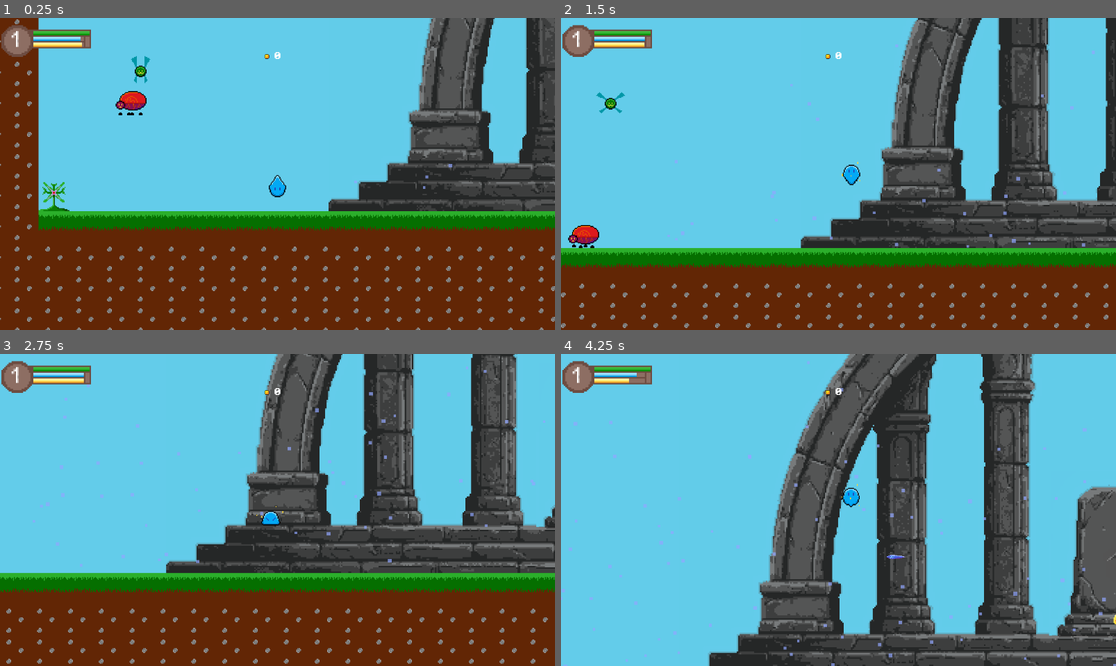
Above: before the commit, frames 1-4 (two rows, left to right).
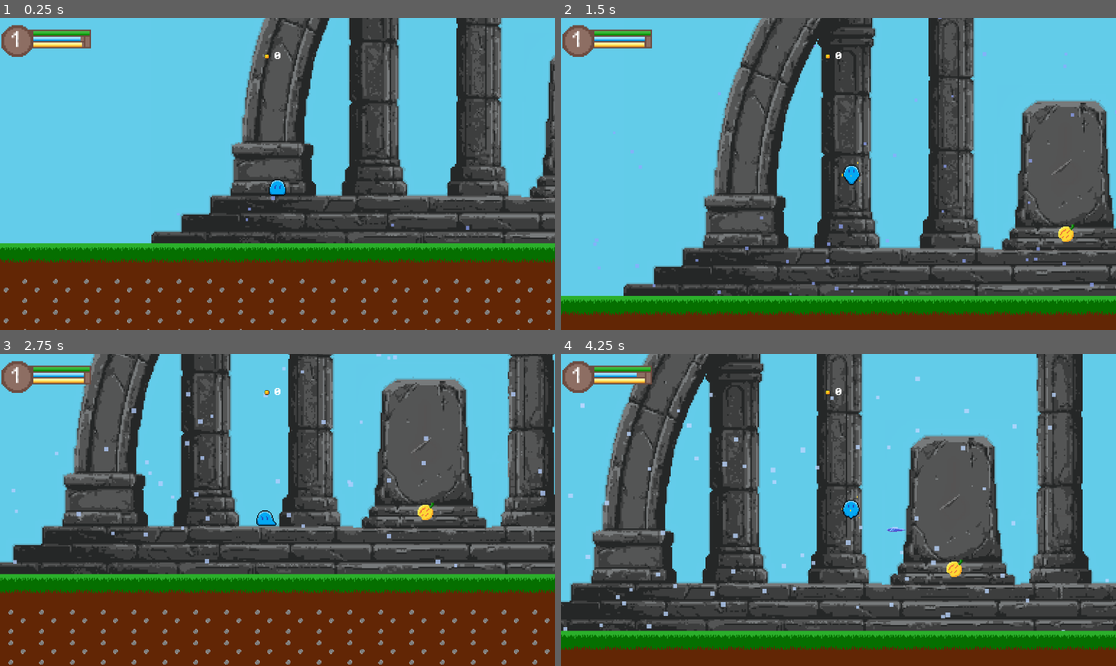
Above: after the commit, the same moments.

Repository: HEX-nova/Elegy-of-Ascension
Game: Godot game, scene res://Scenes/Tutorial.tscn
Same seed, same stepped clock (60 frames per second), same inputs: the game is played once before the commit and once after it.
Inputs (mouse positions are in pixels of both pictures, inside the frame that each line leads up to):
- Up to frame 1 (0.25 s): no input
- Up to frame 2 (1.5 s): tap Enter (ui_accept) at 0.5, 0.77, 1.07 s; move the mouse to (960, 158) at 0.52 s; hold Shift (Sprint) 0.53-1.28 s; hold Right (ui_right) from 0.53 s (still down); tap U (Stats) at 0.8, 1.35 s; move the mouse to (727, 189) at 1.27 s
- Up to frame 3 (2.75 s): tap Enter (ui_accept) at 1.52, 1.55, 1.82 s; move the mouse to (333, 441) at 2.02 s; release Right (ui_right) at 2.03 s; hold Left (ui_left) from 2.03 s (still down); hold Enter (ui_accept) from 2.03 s (still down); tap Shift (Sprint) at 2.3 s
- Up to frame 4 (4.25 s): move the mouse to (810, 572) at 2.77 s; release Left (ui_left) at 2.78 s; release Enter (ui_accept) at 2.78 s; hold Right (ui_right) from 2.78 s (still down); click (810, 572) at 2.85 s; tap Enter (ui_accept) at 3.02, 3.32 s; tap U (Stats) at 3.05 s; move the mouse to (1005, 556) at 3.52 s; hold Enter (ui_accept) from 3.53 s (still down); right-click (1005, 556) at 3.6 s; tap I (Inventory) at 4.15 s

The runs differ from the first frame. In frame 1, 46% of the frame differs, in the area x 0-100%, y 0-100%; in frame 2, 56%; in frame 3, 43%; in frame 4, 70%.

Commit message:
fixed few things and modded new things
the laser was acting up so i fixed it, it also now can shoot upwards and diagonally

Diff:
--- a/Scenes/Player.tscn
+++ b/Scenes/Player.tscn
@@ -114,7 +114,7 @@
 [node name="LaserRay" type="RayCast2D" parent="Muzzle" unique_id=1748144093]
 position = Vector2(6, 0)
 target_position = Vector2(500, 0)
-collision_mask = 2
+collision_mask = 174
 
 [node name="Sword" parent="." unique_id=1762180136 instance=ExtResource("13_miouo")]
 position = Vector2(3, 2)
--- a/Scenes/Tutorial.tscn
+++ b/Scenes/Tutorial.tscn
@@ -23,7 +23,7 @@
 tile_map_data = PackedByteArray(0, 0, 14, 0, 223, 255, 1, 0, 3, 0, 0, 0, 0, 0, 15, 0, 223, 255, 1, 0, 3, 0, 0, 0, 0, 0, 16, 0, 223, 255, 1, 0, 3, 0, 0, 0, 0, 0)
 
 [node name="CharacterBody2D" parent="." unique_id=1420195861 instance=ExtResource("2_uo1fs")]
-position = Vector2(-552, -1080)
+position = Vector2(-368, -1112)
 
 [node name="Area2D" parent="." unique_id=842632809 instance=ExtResource("3_uo1fs")]
 position = Vector2(-248, 7)
@@ -162,6 +162,15 @@
 position = Vector2(-40, -1088)
 item_data = ExtResource("13_5gw1s")
 
+[node name="Cinderbug2" parent="." unique_id=1070558848 instance=ExtResource("11_8i65c")]
+position = Vector2(-744, -1040)
+
+[node name="Thornspitter2" parent="." unique_id=1802833309 instance=ExtResource("10_dlght")]
+position = Vector2(-760, -1040)
+
+[node name="Thornspitter3" parent="." unique_id=652828009 instance=ExtResource("10_dlght")]
+position = Vector2(-736, -1040)
+
 [editable path="TileMap"]
 [editable path="Practice Target"]
 [editable path="Practice Target2"]
--- a/Scripts/inventory.gd
+++ b/Scripts/inventory.gd
@@ -7,8 +7,6 @@
 
 func _ready():
 	InventoryUI = get_tree().get_first_node_in_group("InventoryUI")
-
-func _process(_delta): if Input.is_action_just_pressed("ui_accept"): print(Inventory.inventory)
 
 func add_to_inventory(data: ItemData):
 	if data == null:
--- a/Scripts/player.gd
+++ b/Scripts/player.gd
@@ -176,8 +176,10 @@
 			sword.position = Vector2(8 * dir, -2)
 		elif current_fight_mode == FightMode.RANGED and not sword.monitoring:
 			sword.visible = false
-
-	_update_animations(direction)
+	# Inside _physics_process
+	var h_dir = Input.get_axis("ui_left", "ui_right")
+	var v_dir = Input.get_axis("ui_up", "ui_down")
+	_update_animations(h_dir, v_dir)
 	move_and_slide()
 
 # --- COMBAT FUNCTIONS ---
@@ -208,8 +210,11 @@
 	)
 
 func _run_laser_logic(delta: float) -> void:
-	if laser_ray == null or laser_beam == null: return
+	if laser_ray == null or laser_beam == null:
+		return
+
 	laser_damage_tick += delta
+
 	if stats.current_atheer <= 0:
 		_stop_laser()
 		return
@@ -217,22 +222,61 @@
 	is_firing = true
 	stats.current_atheer -= 30 * delta
 	stats.stats_changed.emit()
+
+	# 1. Get the direction from input (Defaults to Right/Left if no Up is held)
+	var input_dir = Input.get_vector("ui_left", "ui_right", "ui_up", "ui_down")
+
+	# Fallback to current facing if no horizontal/vertical input is held
+	if input_dir == Vector2.ZERO:
+		input_dir = Vector2.LEFT if animated_sprite.flip_h else Vector2.RIGHT
+
+	# Normalize to ensure diagonal shots aren't longer/faster than straight shots
+	var laser_direction = input_dir.normalized()
+
+	# 2. Visuals: Muzzle Rotation & Color
 	laser_muzzle.visible = true
-
-	var dir = -1.0 if animated_sprite.flip_h else 1.0
-	laser_muzzle.scale.x = abs(laser_muzzle.scale.x) * dir
-	laser_muzzle.position.x = abs(laser_muzzle.position.x) * dir
+	# Point the muzzle toward the shot direction
+	laser_muzzle.rotation = laser_direction.angle()
 
 	var color = get_element_color(stats.element_type)
 	laser_muzzle.modulate = color
 	laser_beam.modulate = color
 
+	# 3. 🔥 DAMAGE LOGIC (The Piercing Loop)
 	if laser_damage_tick >= 0.75:
-		# (Raycast damage logic remains same as your snippet)
 		laser_damage_tick = 0.0
 
-	laser_ray.force_raycast_update()
-	laser_beam.points[1] = laser_beam.to_local(laser_ray.get_collision_point()) if laser_ray.is_colliding() else Vector2(1000, 0)
+		var space_state = get_world_2d().direct_space_state
+		var start_pos = laser_ray.global_position
+		var end_pos = start_pos + (laser_direction * 1000)
+
+		var query_params = PhysicsRayQueryParameters2D.create(start_pos, end_pos)
+		query_params.collision_mask = laser_ray.collision_mask
+		query_params.exclude = [self.get_rid()]
+
+		var hits_count = 0
+		while hits_count < 10:
+			var result = space_state.intersect_ray(query_params)
+			if result.is_empty(): break
+
+			var collider = result.collider
+			var stats_node = collider.get_node_or_null("EnemyStatsComponent")
+			if stats_node == null:
+				stats_node = collider.get_parent().get_node_or_null("EnemyStatsComponent")
+
+			if stats_node and stats_node.has_method("take_damage"):
+				stats_node.take_damage(stats.attack * 3.5, stats.element_type)
+
+			if not collider.is_in_group("Enemy") and not stats_node:
+				break
+
+			query_params.from = result.position + (laser_direction * 2.0)
+			hits_count += 1
+
+	# 4. Visual Beam Update
+	# We rotate the beam to match the direction and use the local vector
+	laser_beam.rotation = 0 # Reset rotation to avoid doubling up
+	laser_beam.points[1] = laser_beam.to_local(laser_ray.global_position + (laser_direction * 1000))
 
 func _stop_laser():
 	is_firing = false
@@ -275,16 +319,33 @@
 		tween.tween_property(animated_sprite, "modulate", Color(1, 0, 0, 0.5), 0.1)
 		tween.tween_property(animated_sprite, "modulate", Color(1, 1, 1, 1), 0.1)
 
-func _update_animations(direction):
+func _update_animations(direction: float, v_dir: float):
+	# 1. Flip Logic (only change flip if actually moving horizontally)
 	if not is_wall_sliding and direction != 0:
 		animated_sprite.flip_h = (direction < 0)
 
+	# 2. Wall Sliding State
 	if is_wall_sliding:
 		animated_sprite.play("Wall")
 		animated_sprite.flip_h = (get_wall_normal().x < 0)
-	elif is_charging: animated_sprite.play("Charge")
-	elif is_on_floor():
-		animated_sprite.play("Sprint" if is_sprinting else ("Walk" if direction != 0 else "Idle"))
+		return # Exit early so we don't override with floor/air anims
+
+	# 3. Action States
+	if is_charging:
+		animated_sprite.play("Charge")
+		return
+
+	# 4. Floor States (Idle, Walk, Sprint with "Up" variants)
+	if is_on_floor():
+		var anim_suffix = "-UP" if v_dir < 0 else "" # Assuming -1 is Up
+
+		if direction != 0:
+			var move_type = "Sprint" if is_sprinting else "Walk"
+			animated_sprite.play(move_type + anim_suffix)
+		else:
+			animated_sprite.play("Idle" + anim_suffix)
+
+	# 5. Air States
 	else:
 		animated_sprite.play("Fall" if velocity.y > 0 else "Air")
 
